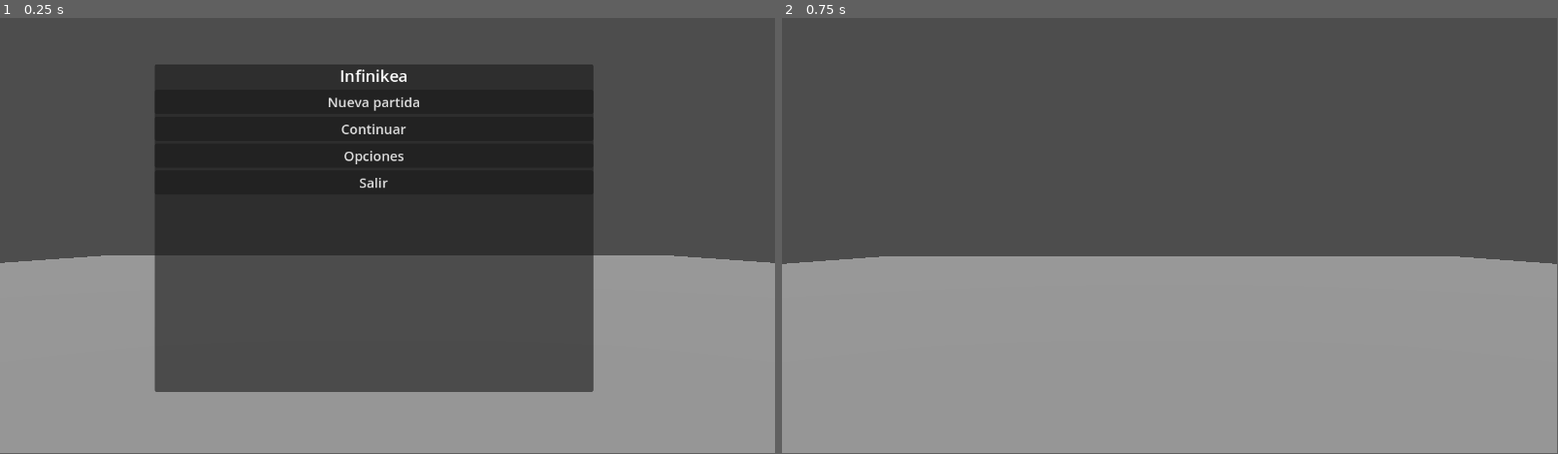
Above: before the commit, frames 1-2 (left to right).
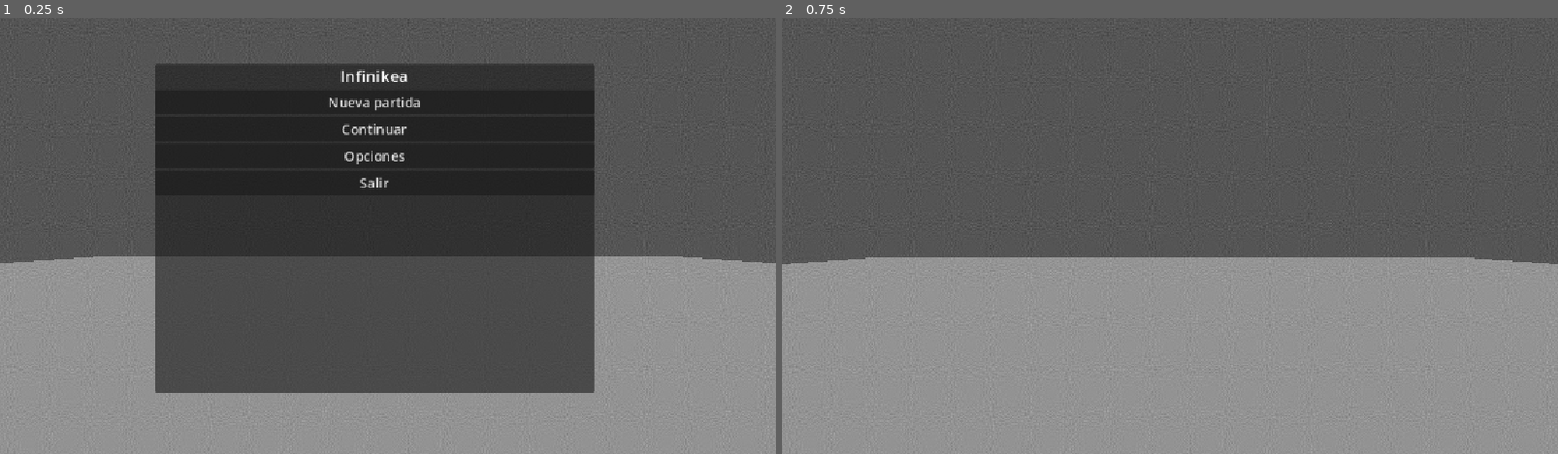
Above: after the commit, the same moments.

Repository: TasteLessTree/Infinikea
Game: Godot game, scene res://scenes/main.tscn
Same seed, same stepped clock (60 frames per second), same inputs: the game is played once before the commit and once after it.
Inputs:
- Up to frame 1 (0.25 s): no input
- Up to frame 2 (0.75 s): click "Nueva partida" at 0.5 s
In our replay, the window is 799x449 before the commit and 800x450 after it. These sizes can differ from the game's own. Grey fills any space a smaller window leaves; there, only what the larger window draws over its background counts as a difference.

The runs differ from the first frame. In frame 1, 1.1% of the frame differs, in the area x 0-100%, y 0-86%; in frame 2, 0.3%.

Commit message:
Filtro de grano para la cámara

Diff:
--- a/project.godot
+++ b/project.godot
@@ -13,6 +13,11 @@
 config/name="Infinikea"
 run/main_scene="uid://bqvkyf6bec5nt"
 config/features=PackedStringArray("4.5", "Forward Plus")
+
+[display]
+
+window/size/mode=3
+window/stretch/mode="canvas_items"
 
 [input]
 
--- /dev/null
+++ b/scenes/grainy_filter.tscn
@@ -0,0 +1,28 @@
+[gd_scene load_steps=4 format=3 uid="uid://kd1d1tbuc220"]
+
+[ext_resource type="Script" uid="uid://bbhws0qqafn7w" path="res://scripts/grainy.gd" id="1_txe58"]
+
+[sub_resource type="FastNoiseLite" id="FastNoiseLite_ihk1k"]
+noise_type = 3
+frequency = 0.5
+
+[sub_resource type="NoiseTexture2D" id="NoiseTexture2D_txe58"]
+width = 1152
+height = 645
+noise = SubResource("FastNoiseLite_ihk1k")
+
+[node name="grainy_filter" type="Control"]
+layout_mode = 3
+anchors_preset = 15
+anchor_right = 1.0
+anchor_bottom = 1.0
+grow_horizontal = 2
+grow_vertical = 2
+
+[node name="TextureRect" type="TextureRect" parent="."]
+modulate = Color(1, 1, 1, 0.16078432)
+layout_mode = 0
+offset_right = 1153.0
+offset_bottom = 649.0
+texture = SubResource("NoiseTexture2D_txe58")
+script = ExtResource("1_txe58")
--- a/scenes/main.tscn
+++ b/scenes/main.tscn
@@ -1,5 +1,6 @@
-[gd_scene load_steps=6 format=3 uid="uid://bqvkyf6bec5nt"]
+[gd_scene load_steps=7 format=3 uid="uid://bqvkyf6bec5nt"]
 
+[ext_resource type="PackedScene" uid="uid://kd1d1tbuc220" path="res://scenes/grainy_filter.tscn" id="1_jyhfs"]
 [ext_resource type="PackedScene" uid="uid://cbqcjkv0fl233" path="res://scenes/player.tscn" id="1_o5qli"]
 [ext_resource type="PackedScene" uid="uid://cp04ka20n28jj" path="res://scenes/pausa.tscn" id="2_0wfyh"]
 [ext_resource type="PackedScene" uid="uid://cdypj5r6ag3y3" path="res://scenes/main_menu.tscn" id="2_sugp2"]
@@ -33,3 +34,5 @@
 [node name="PauseMenu" type="CanvasLayer" parent="."]
 
 [node name="PauseMenu" parent="PauseMenu" instance=ExtResource("2_0wfyh")]
+
+[node name="grainy_filter" parent="." instance=ExtResource("1_jyhfs")]
--- /dev/null
+++ b/scripts/grainy.gd
@@ -0,0 +1,7 @@
+extends TextureRect
+
+@onready var rng = RandomNumberGenerator.new()
+
+# Called every frame. 'delta' is the elapsed time since the previous frame.
+func _process(_delta: float) -> void:
+	texture.noise.seed = rng.randi()
Not shown, added: scripts/grainy.gd.uid
